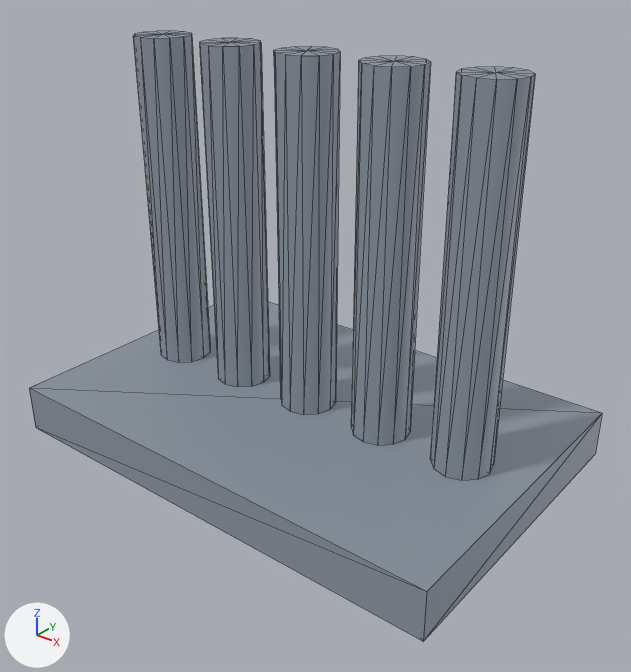
One commit to the glTF model apps/web/public/models/A3.glb: the scene before it, then after it.
Before and after are seen from a 50 mm camera at (0.603, -0.739, 0.611) aimed at (0.029, -0.022, 0.167). The axes (+X, +Y, +Z) are drawn at lower left. The lights are the same throughout. The older version comes first. Mesh edges are drawn as thin lines. Vertices at exactly the same position are counted once.
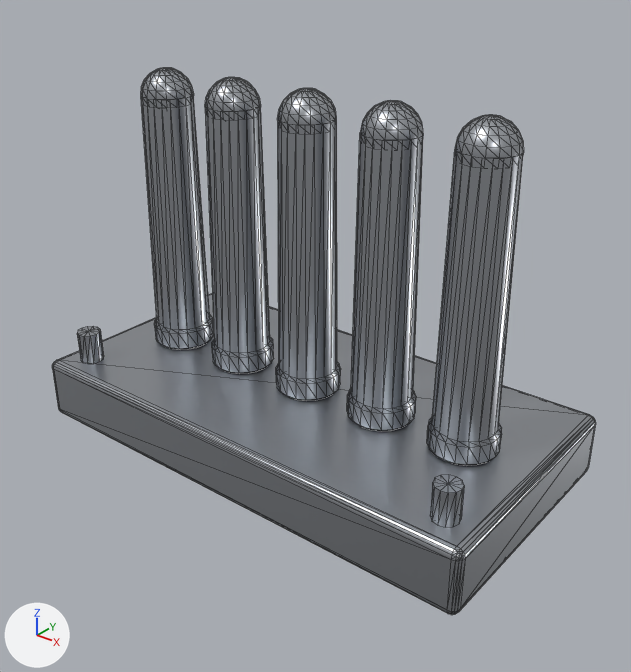
Boxes (x1, y1, x2, y2) around the edits, measured in the pictures (631 x 672 px):
```json
{"object": "Mesh_0", "change": "reshaped, moved, rescaled", "before": [29, 31, 602, 641], "after": [52, 68, 596, 614], "on screen": "10% shorter"}
{"part": 1, "of": "me_mesh_0", "change": "added", "after": [77, 326, 104, 364]}
{"part": 2, "of": "me_mesh_0", "change": "added", "after": [430, 475, 464, 527]}
{"part": 3, "of": "me_mesh_0", "change": "rebuilt", "before": [200, 38, 270, 387], "after": [205, 77, 273, 374], "on screen": "15% shorter"}
{"part": 4, "of": "me_mesh_0", "change": "rebuilt", "before": [133, 31, 210, 362], "after": [141, 68, 213, 350], "on screen": "6% narrower, 15% shorter"}
{"part": 5, "of": "me_mesh_0", "change": "rebuilt", "before": [430, 67, 535, 480], "after": [427, 115, 524, 466], "on screen": "8% narrower, 15% shorter"}
{"part": 6, "of": "me_mesh_0", "change": "rebuilt", "before": [351, 56, 430, 445], "after": [347, 101, 423, 431], "on screen": "15% shorter"}
{"part": 7, "of": "me_mesh_0", "change": "rebuilt", "before": [274, 47, 340, 414], "after": [276, 88, 341, 401], "on screen": "15% shorter"}
{"part": 8, "of": "me_mesh_0", "change": "rebuilt", "before": [29, 302, 602, 641], "after": [52, 293, 596, 614]}
```

Edits to the scene script, one JSON object a line:
```json
{"op": "add", "block": "mat_aluminium", "code": ["mat_aluminium = principled_material('aluminium')", "mat_aluminium.base_color = (0.485, 0.509, 0.546)  # light grey #b9bdc3", "mat_aluminium.metallic = 0.95", "mat_aluminium.roughness = 0.32"]}
{"block": "me_mesh_0", "where": "# used by ob_mesh_0; location = (0.0, 0.0, 0.24); scale = (0.3, 0.3, 0.3)"}
{"op": "remove", "block": "me_mesh_0", "code": "me_mesh_0.from_pydata(...)  # 138 vertices, 252 faces; spans x -1.0..1.0, y -0.67..0.67, z -0.8..0.8"}
{"op": "remove", "block": "me_mesh_0", "code": "me_mesh_0.materials.append(mat_material_0)  # grey #78808a"}
{"op": "add", "block": "me_mesh_0", "code": "me_mesh_0.from_pydata(...)  # 1429 vertices, 2936 faces; spans x -1.0..1.0, y -0.52..0.52, z -0.71..0.71"}
{"block": "me_mesh_0", "change": "me_mesh_0 part 1: a new loose piece, a 12-sided cylinder along z spanning x -0.919..-0.823, y -0.435..-0.339, z -0.455..-0.326, in mat_aluminium (light grey #b9bdc3)"}
{"block": "me_mesh_0", "change": "me_mesh_0 part 2: a new loose piece, a 12-sided cylinder along z spanning x 0.823..0.919, y -0.435..-0.339, z -0.455..-0.326, in mat_aluminium (light grey #b9bdc3)"}
{"block": "me_mesh_0", "change": "me_mesh_0 part 3: the loose piece of 26 vertices spanning x -0.48..-0.25, y -0.12..0.12, z -0.6..0.8 is rebuilt with 245 vertices and now spans x -0.48..-0.23, y -0.13..0.13, z -0.45..0.71, in mat_aluminium (light grey #b9bdc3)"}
{"block": "me_mesh_0", "change": "me_mesh_0 part 4: the loose piece of 26 vertices spanning x -0.85..-0.62, y -0.12..0.12, z -0.6..0.8 is rebuilt with 245 vertices and now spans x -0.84..-0.58, y -0.13..0.13, z -0.45..0.71, in mat_aluminium (light grey #b9bdc3)"}
{"block": "me_mesh_0", "change": "me_mesh_0 part 5: the loose piece of 26 vertices spanning x 0.62..0.85, y -0.12..0.12, z -0.6..0.8 is rebuilt with 245 vertices and now spans x 0.58..0.84, y -0.13..0.13, z -0.45..0.71, in mat_aluminium (light grey #b9bdc3)"}
{"block": "me_mesh_0", "change": "me_mesh_0 part 6: the loose piece of 26 vertices spanning x 0.25..0.48, y -0.12..0.12, z -0.6..0.8 is rebuilt with 245 vertices and now spans x 0.23..0.48, y -0.13..0.13, z -0.45..0.71, in mat_aluminium (light grey #b9bdc3)"}
{"block": "me_mesh_0", "change": "me_mesh_0 part 7: the loose piece of 26 vertices spanning x -0.12..0.12, y -0.12..0.12, z -0.6..0.8 is rebuilt with 245 vertices and now spans x -0.13..0.13, y -0.13..0.13, z -0.45..0.71, in mat_aluminium (light grey #b9bdc3)"}
{"block": "me_mesh_0", "change": "me_mesh_0 part 8: the loose piece of 8 vertices spanning x -1.0..1.0, y -0.67..0.67, z -0.8..-0.6 is rebuilt with 152 vertices and now spans x -1.0..1.0, y -0.52..0.52, z -0.71..-0.45, in mat_aluminium (light grey #b9bdc3)"}
{"op": "add", "block": "me_mesh_0", "code": "me_mesh_0.materials.append(mat_aluminium)  # light grey #b9bdc3"}
{"op": "set", "path": "ob_mesh_0.location", "old": "(0.0, 0.0, 0.24)", "new": "(0.0, 0.0, 0.221)"}
{"op": "set", "path": "ob_mesh_0.scale", "old": "(0.3, 0.3, 0.3)", "new": "(0.31, 0.31, 0.31)"}
```
